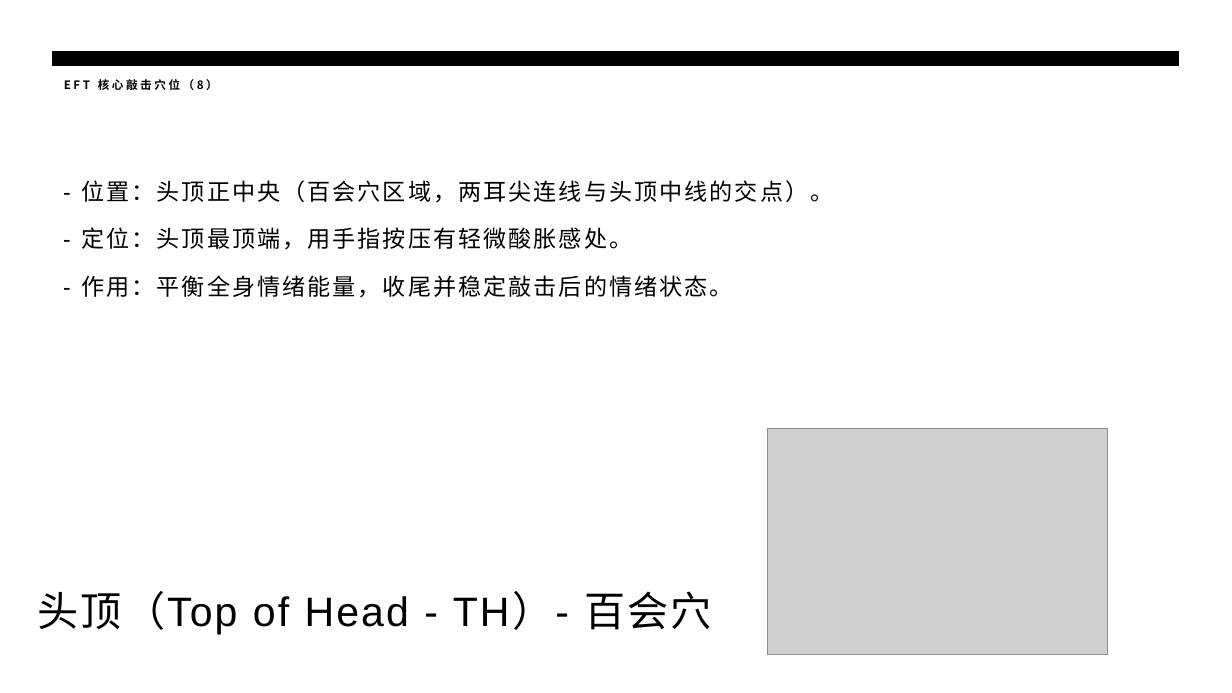
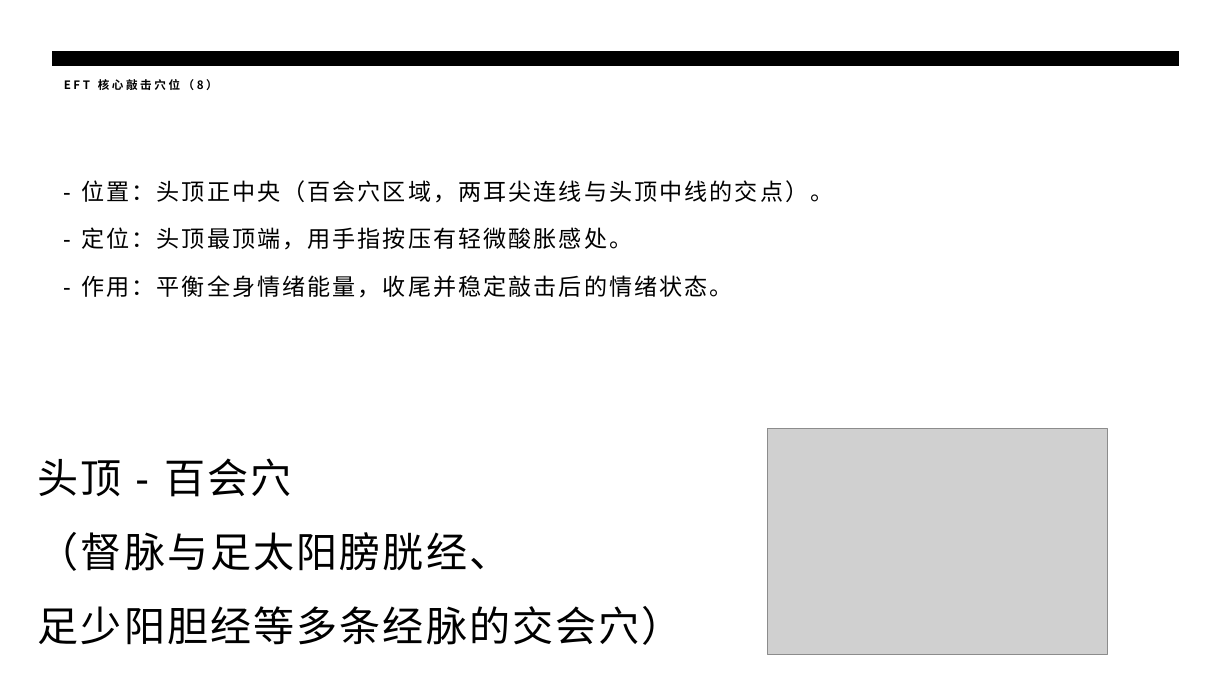
Before and after one commit to panxibei/writing, a slide deck: slide 26 of 44_心理学/28_浥尘伙伴社团原创：音乐治疗/PPT/浥尘伙伴社团原创：情绪释放疗法（EFT）心理训练.pptx (slide 23 before the commit). Drawn at 1232x693 pixels with LibreOffice and Linux fonts; fonts in the diff are those of the drawing; grey boxes stand for pictures. Boxes give left, top, right and bottom in pixels: in the first picture for what was removed or moved away, otherwise in the second. Text is boxed around its words. In the diff, an @@ line names an element or a change of style, - is before the commit and + after.

```diff
--- a/44_心理学/28_浥尘伙伴社团原创：音乐治疗/PPT/浥尘伙伴社团原创：情绪释放疗法（EFT）心理训练.pptx
+++ b/44_心理学/28_浥尘伙伴社团原创：音乐治疗/PPT/浥尘伙伴社团原创：情绪释放疗法（EFT）心理训练.pptx
@@ text at (x1=38, y1=458, x2=683, y2=645): text changed @@
-头顶（Top of Head - TH）- 百会穴
+头顶 - 百会穴
+（督脉与足太阳膀胱经、
+足少阳胆经等多条经脉的交会穴）
```
Also in this commit, not shown: 11 other slides changed, 4 slides added, 1 other file.
